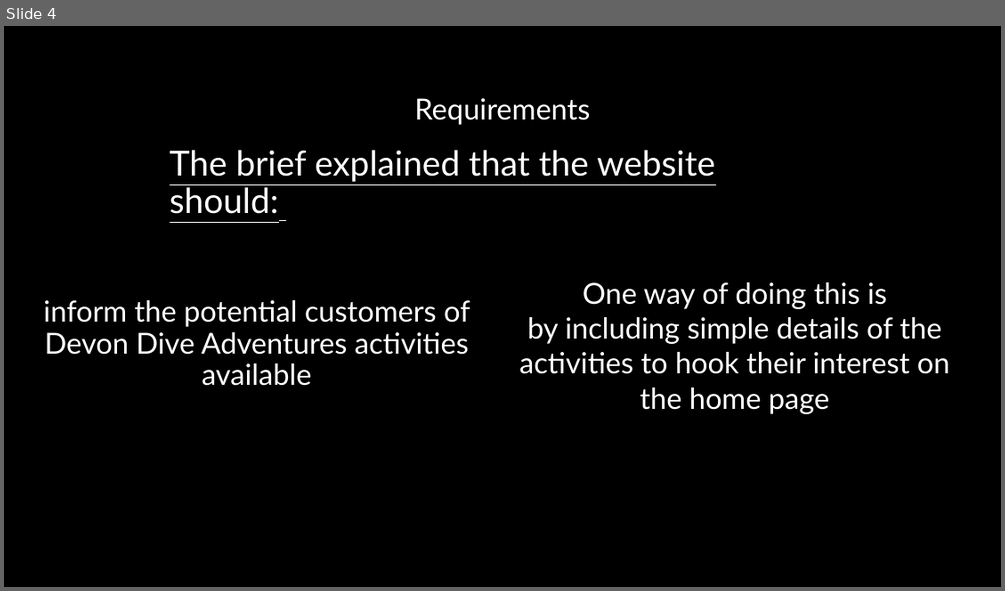
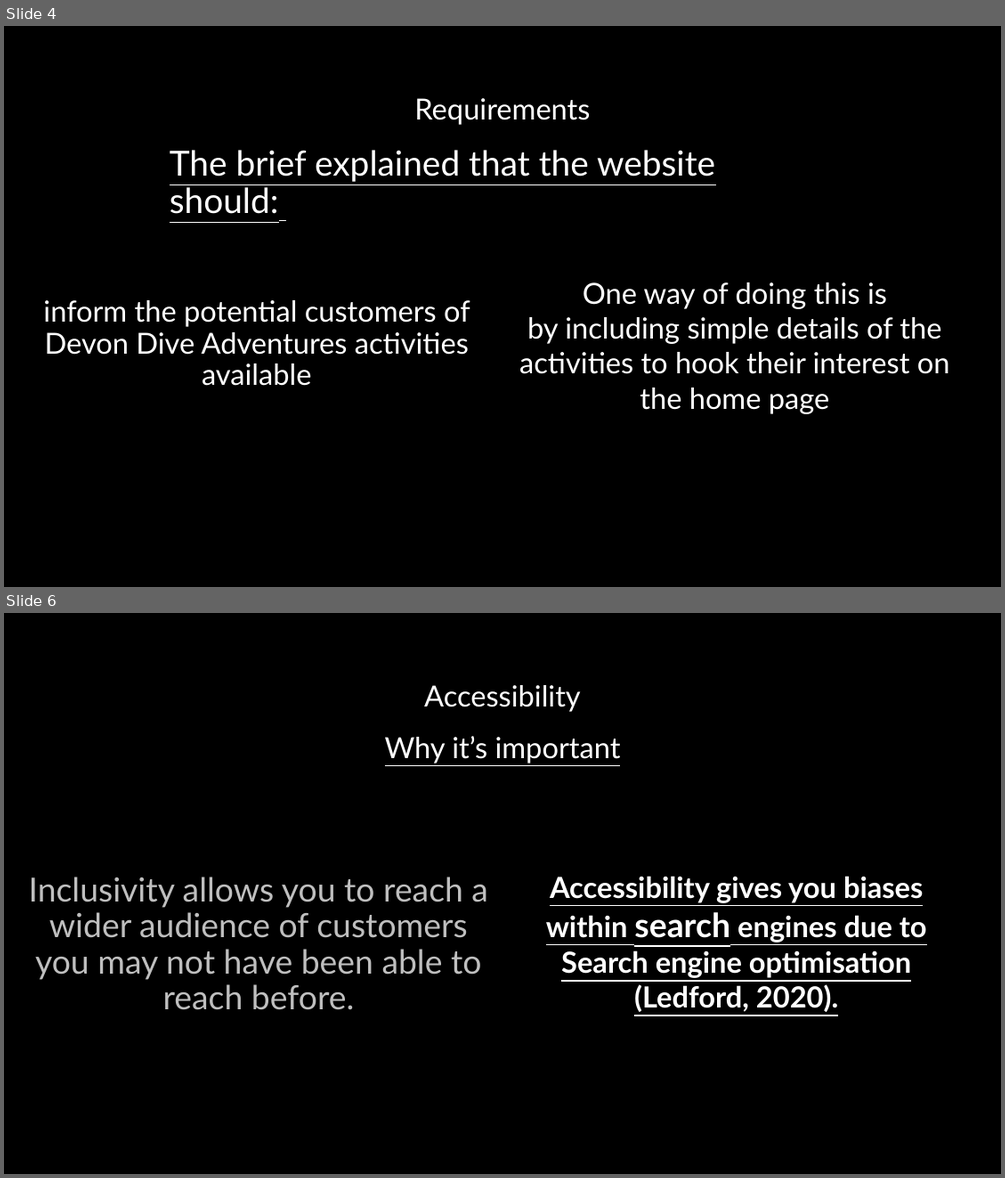
Before and after one commit to OKeast/Devon-Dive-Adventures, a slide deck: Devon Dive Adventures Presentation.pptx. Shown one above the other, each under a label of ours: slide 4 before the commit, slides 4 and 6 after it; the slides between them are not shown. The pictures are 1005x591 and 1005x1178 pixels, drawn with LibreOffice and Linux fonts; fonts in the diff are those of the drawing. Boxes give left, top, right and bottom in pixels: in the first picture for what was removed or moved away, otherwise in the second. Text is boxed around its words. In the diff, an @@ line names an element or a change of style, - is before the commit and + after.

```diff
--- a/Devon Dive Adventures Presentation.pptx
+++ b/Devon Dive Adventures Presentation.pptx
@@ slide 6 added at <box>4,613,1001,1174</box>, background #000000 @@
@@ title added at <box>424,685,581,712</box>, 28 pt, text #FFFFFF @@
+Accessibility
@@ text added at <box>385,736,621,763</box>, 28 pt, text #FFFFFF, underline @@
+Why it’s important
@@ text added at <box>29,876,488,1010</box>, 32 pt, text #BFBFBF @@
+Inclusivity allows you to reach a wider audience of customers you may not have been able to reach before.
@@ text added at <box>546,876,927,1012</box>, 28 pt, text #FFFFFF, bold, underline @@
+Accessibility gives you biases within search engines due to Search engine optimisation (Ledford, 2020).
```
Also in this commit, not shown: 7 other slides added.
